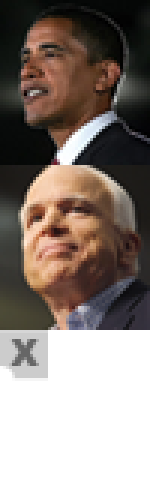
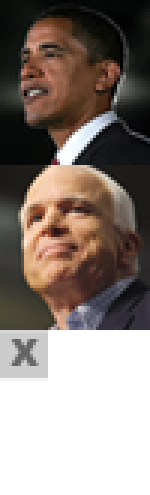
Layer changes from the first 150x495 image to the second:
removed layer "Shape 2" over (0, 366, 15, 381)
